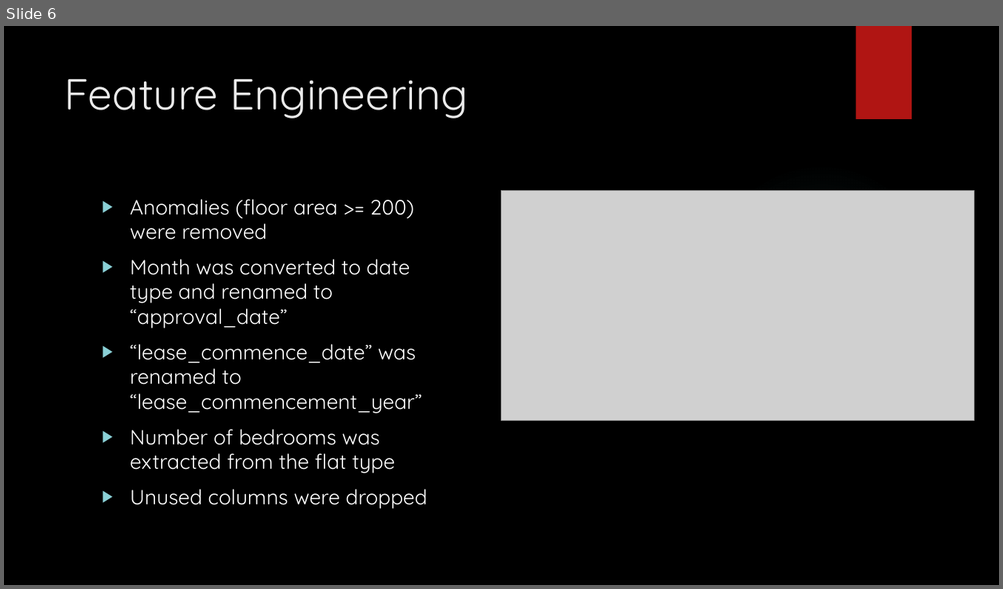
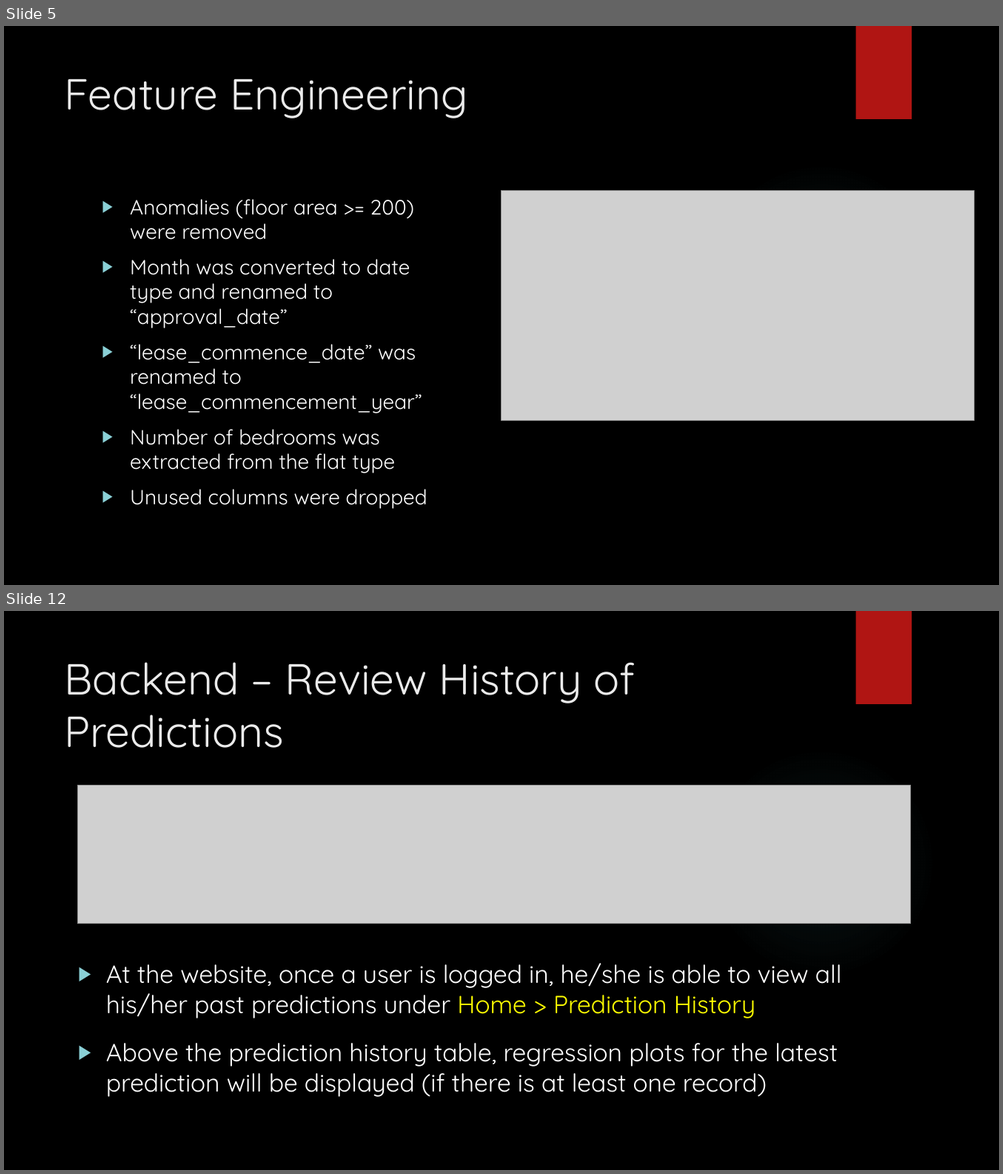
Before and after one commit to ethanolx/SG-Resale-Housing-py, a slide deck: doc/slides.pptx. Shown one above the other, each under a label of ours: slide 6 before the commit, slides 5 and 12 after it; the slides between them are not shown. The pictures are 1003x589 and 1003x1174 pixels, drawn with LibreOffice and Linux fonts; fonts in the diff are those of the drawing; grey boxes stand for pictures; background and template pictures are left out. Boxes give left, top, right and bottom in pixels: in the first picture for what was removed or moved away, otherwise in the second. Text is boxed around its words. In the diff, an @@ line names an element or a change of style, - is before the commit and + after.

```diff
--- a/doc/slides.pptx
+++ b/doc/slides.pptx
@@ slide 12 added at box(4, 611, 999, 1170), background picture (left out); not listed: 2 template elements that a slide beside it also shows @@
@@ title added at box(64, 662, 635, 748), 42 pt, text #EBEBEB @@
+Backend – Review History of Predictions
@@ picture added at box(78, 786, 910, 924) @@
@@ text added at box(106, 963, 842, 1097), 24 pt, text #FFFFFF @@
+▶ At the website, once a user is logged in, he/she is able to view all his/her past predictions under Home > Prediction History
+▶ Above the prediction history table, regression plots for the latest prediction will be displayed (if there is at least one record)
@@ what was slide 6 is now slide 5 @@
```
Also in this commit, not shown: 3 slides changed, 12 other slides added, 15 slides removed, 1 other file.
